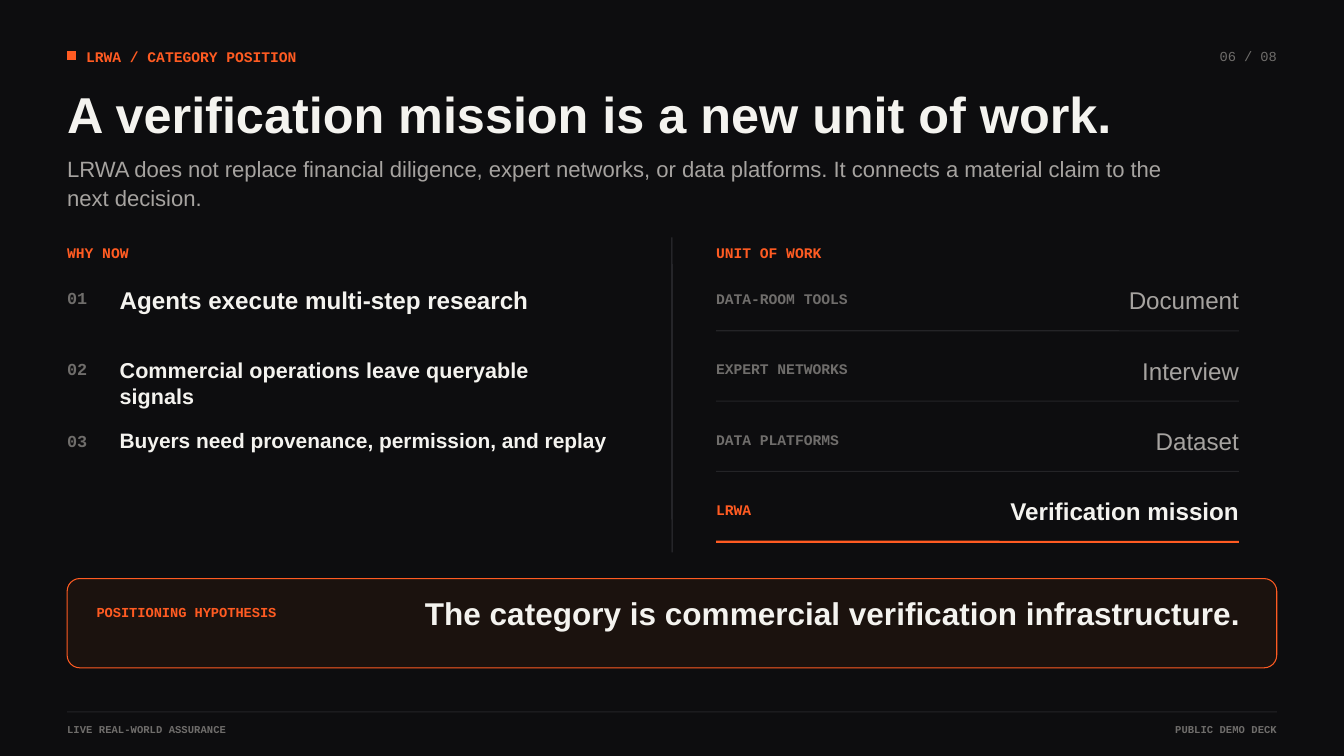
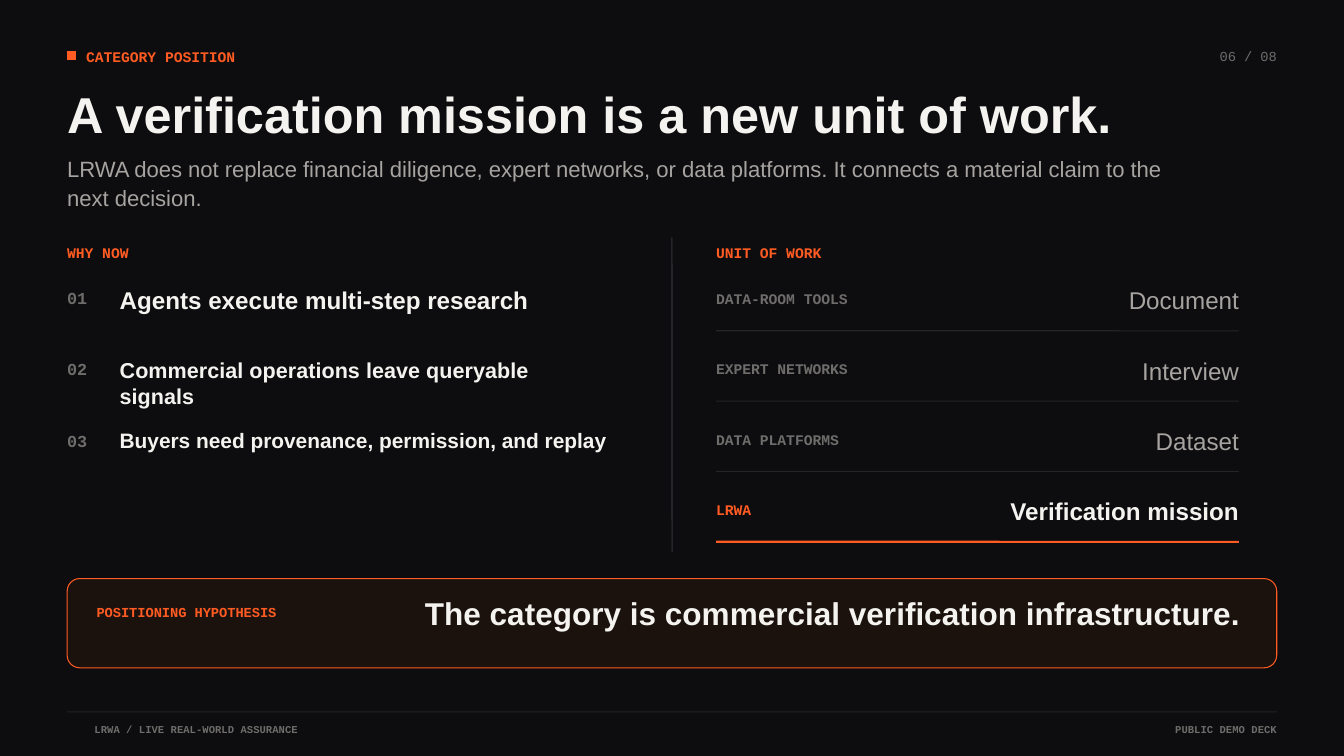
Before and after one commit to 0xWeakSheep/lrwa-agent-web, a slide deck: slide 6 of public/materials/LRWA_Seed_Deck.pptx. Drawn at 1344x756 pixels with LibreOffice and Linux fonts; fonts in the diff are those of the drawing; background and template pictures are left out. Boxes give left, top, right and bottom in pixels: in the first picture for what was removed or moved away, otherwise in the second. Text is boxed around its words. In the diff, an @@ line names an element or a change of style, - is before the commit and + after.

```diff
--- a/public/materials/LRWA_Seed_Deck.pptx
+++ b/public/materials/LRWA_Seed_Deck.pptx
@@ text at [86, 52, 235, 62]: text changed @@
-LRWA / CATEGORY POSITION
+CATEGORY POSITION
@@ text at [94, 726, 298, 733]: text changed @@
-LIVE REAL-WORLD ASSURANCE
+LRWA / LIVE REAL-WORLD ASSURANCE
```
Also in this commit, not shown: 7 other slides changed, 20 other files.
